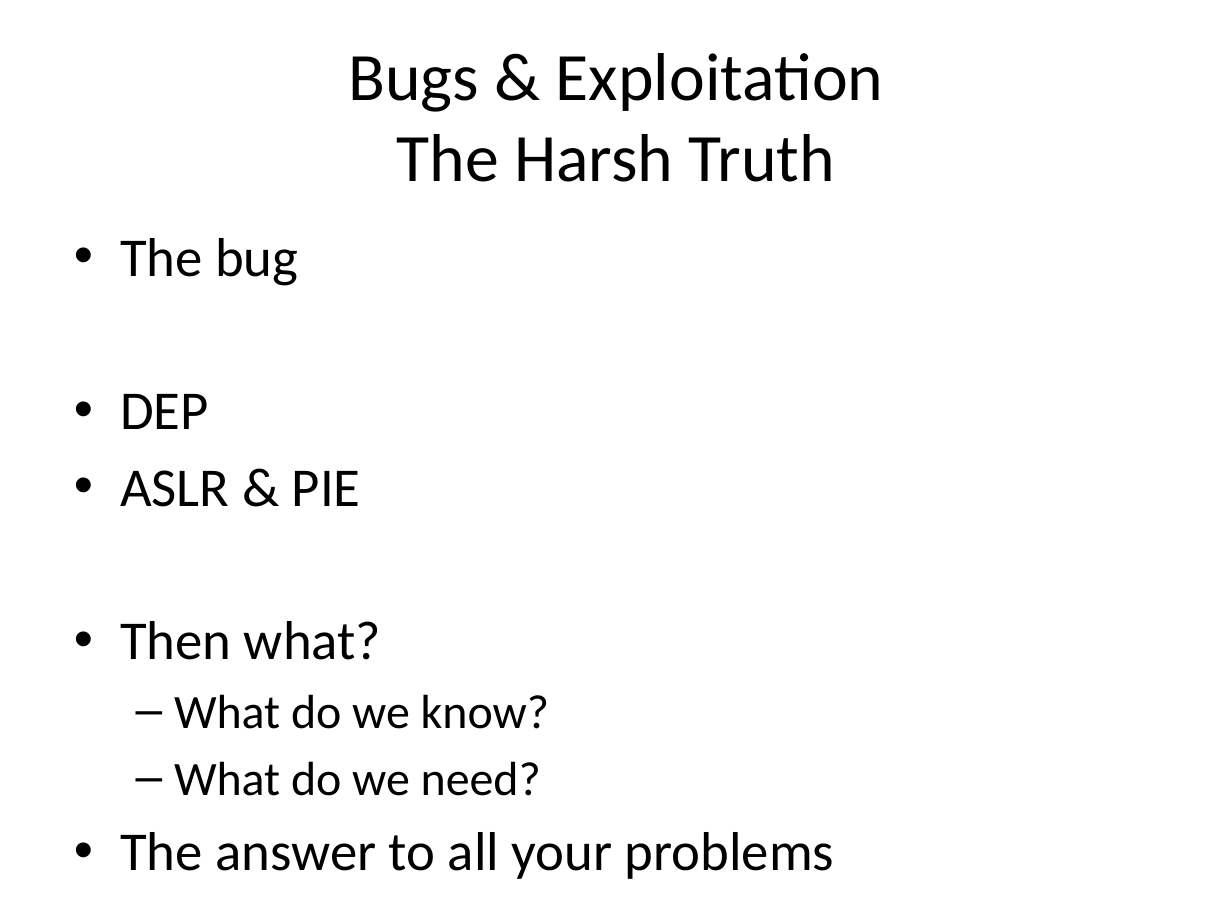
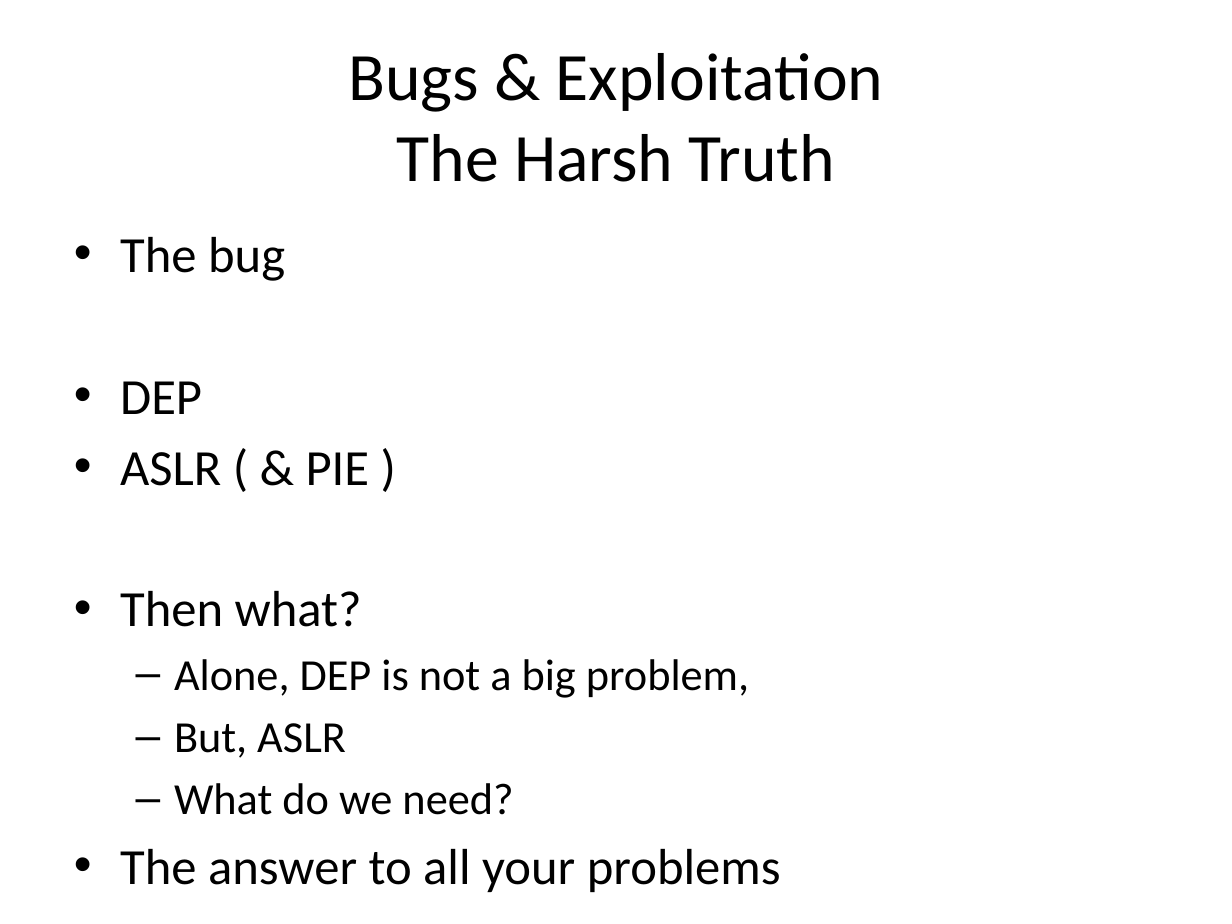
Before and after one commit to m0t/liatioan, a slide deck: slide 2 of slides-2.pptx. Drawn at 1232x924 pixels with LibreOffice and Linux fonts; fonts in the diff are those of the drawing. Boxes give left, top, right and bottom in pixels: in the first picture for what was removed or moved away, otherwise in the second. Text is boxed around its words. In the diff, an @@ line names an element or a change of style, - is before the commit and + after.

```diff
--- a/slides-2.pptx
+++ b/slides-2.pptx
@@ text at (120, 237, 781, 892): size 32 to 29.6 pt in "The bug", "DEP", "Then what?", "The answer to all your problems"; size 28 to 25.9 pt in "What do we need?" @@
@@ text at (120, 452, 370, 486): text changed; size 32 to 29.6 pt @@
-• ASLR & PIE
+• ASLR ( & PIE )
@@ text at (174, 659, 749, 758): text changed; size 28 to 25.9 pt @@
-  – What do we know?
+  – Alone, DEP is not a big problem,
+  – But, ASLR
```
Also in this commit, not shown: 4 other slides changed, 6 slides added, 2 slides removed.
